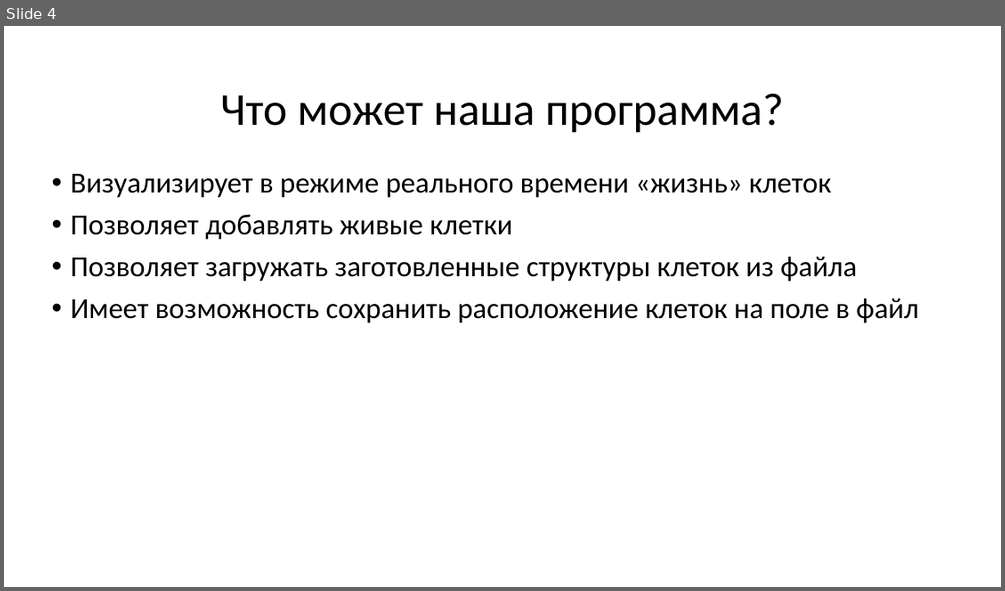
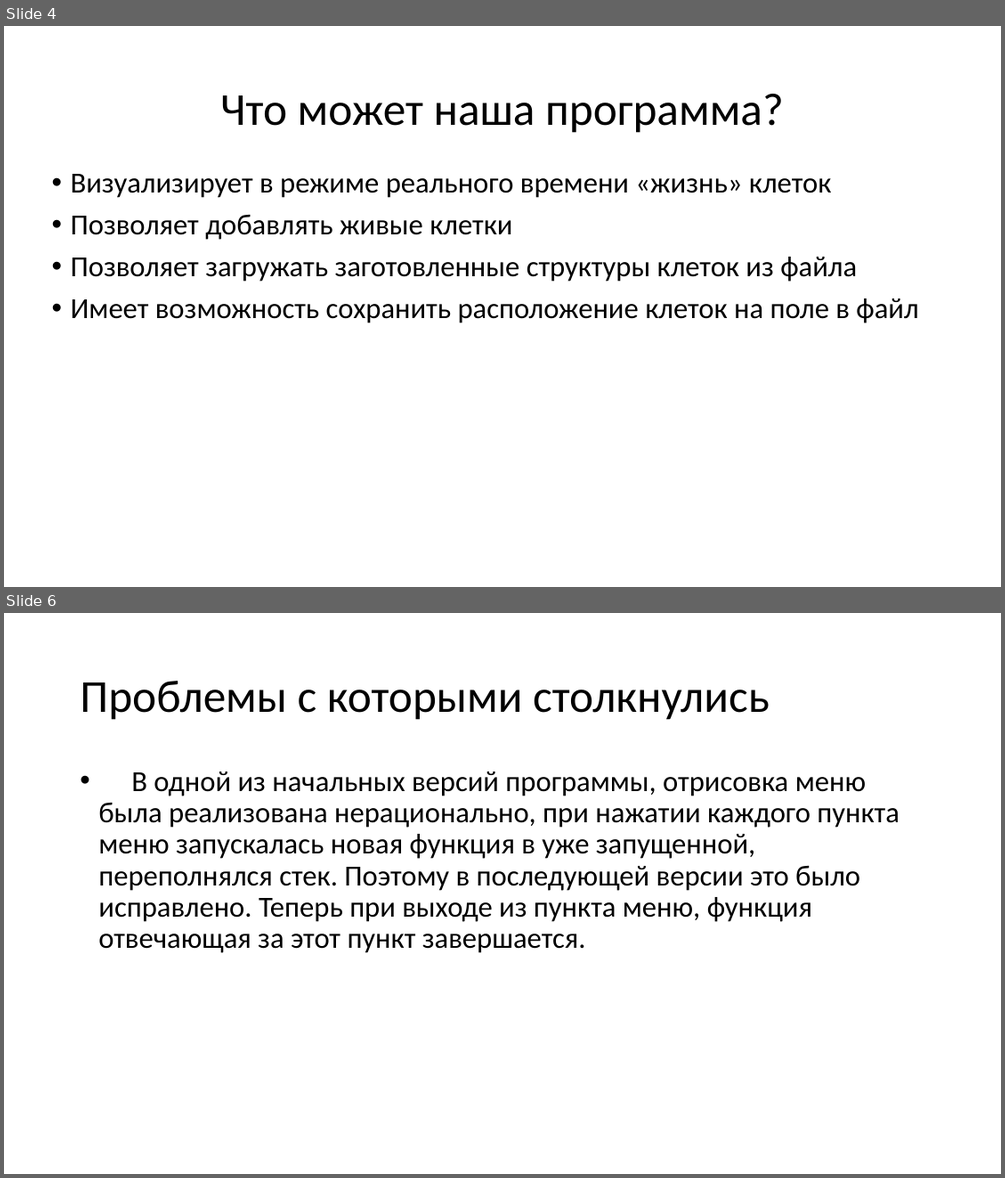
Before and after one commit to Oleg20502/Conways_game_of_life, a slide deck: Project_presentation.pptx. Shown one above the other, each under a label of ours: slide 4 before the commit, slides 4 and 6 after it; the slides between them are not shown. The pictures are 1005x591 and 1005x1178 pixels, drawn with LibreOffice and Linux fonts; fonts in the diff are those of the drawing; background and template pictures are left out. Boxes give left, top, right and bottom in pixels: in the first picture for what was removed or moved away, otherwise in the second. Text is boxed around its words. In the diff, an @@ line names an element or a change of style, - is before the commit and + after.

```diff
--- a/Project_presentation.pptx
+++ b/Project_presentation.pptx
@@ slide 6 added at (4, 613, 1001, 1174), background picture (left out) @@
@@ title added at (80, 681, 769, 720), 44 pt, text #000000 @@
+Проблемы с которыми столкнулись
@@ text added at (98, 771, 899, 953), 28 pt, text #000000 @@
+• В одной из начальных версий программы, отрисовка меню была реализована нерационально, при нажатии каждого пункта меню запускалась новая функция в уже запущенной, переполнялся стек. Поэтому в последующей версии это было исправлено. Теперь при выходе из пункта меню, функция отвечающая за этот пункт завершается.
```
Also in this commit, not shown: 1 slide changed, 1 other slide added, 15 slides removed.
